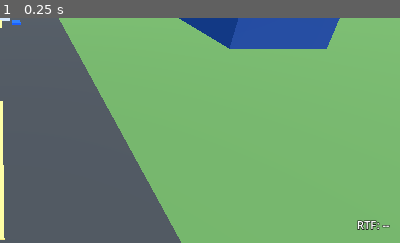
Above: before the commit, frame 1.
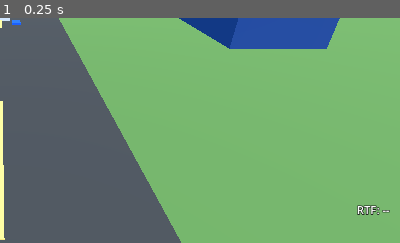
Above: after the commit, the same moment.

Repository: amire2000/fly_smart
Game: Godot game, scene res://scenes/main.tscn
Same seed, same stepped clock (60 frames per second), same inputs: the game is played once before the commit and once after it.
Inputs:
- Up to frame 1 (0.25 s): no input
The pictures show only the part of the screen within x 50-100%, y 50-100%; the shares and areas given below are measured in that part.

The runs differ from the first frame. In frame 1, 0.4% of the frame differs, in the area x 89-98%, y 83-95%.

Commit message:
improve godot realtime pacing

Diff:
--- a/godot/scripts/main.gd
+++ b/godot/scripts/main.gd
@@ -235,7 +235,7 @@
 	_rtf_label.text = "RTF: --"
 	_rtf_label.set_anchors_preset(Control.PRESET_BOTTOM_RIGHT)
 	_rtf_label.offset_left = -132
-	_rtf_label.offset_top = -42
+	_rtf_label.offset_top = -66
 	_rtf_label.offset_right = -16
 	_rtf_label.offset_bottom = -14
 	_rtf_label.horizontal_alignment = HORIZONTAL_ALIGNMENT_RIGHT
@@ -302,7 +302,7 @@
 		_bbox_panel.size = Vector2(float(bbox[2]) * 0.75, float(bbox[3]) * 0.75)
 	else:
 		_bbox_panel.visible = false
-	_rtf_label.text = "RTF: %sx" % _format_rtf(overlay)
+	_rtf_label.text = "RTF: %sx\nRUN: %s s" % [_format_rtf(overlay), _format_overlay_value(overlay.get("running_time_s"))]
 	_telemetry_label.text = "phase: %s\npitch: %s deg   thrust: %s N\nscale: %s px   growth: %s px/s\nTTC: %s s\nvx command: %s m/s   vz command: %s m/s" % [
 			str(overlay.get("phase", "takeoff")),
 			_format_overlay_value(overlay.get("pitch_deg")),
Not shown, changed: docs/design/README.md
Not shown, changed: docs/design/godot-live-telemetry-plot.md
Not shown, changed: docs/design/godot-rtf-overlay.md
Not shown, added: docs/design/live-plot-process.md
Not shown, changed: src/fly_smart/simulation/config.py
Not shown, added: src/fly_smart/simulation/plot_process.py
Not shown, changed: src/fly_smart/simulation/runner.py
Not shown, changed: src/fly_smart/simulation/telemetry.py
Not shown, added: tests/test_config_pickle.py
Not shown, changed: tests/test_interactive_controls.py
